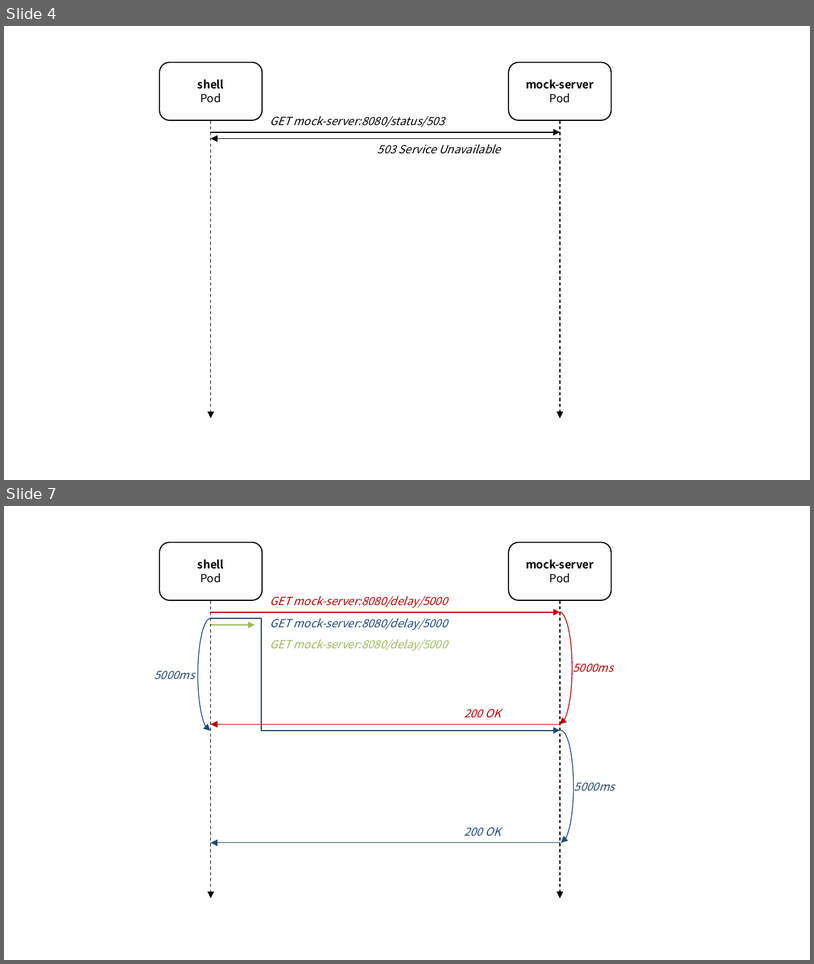
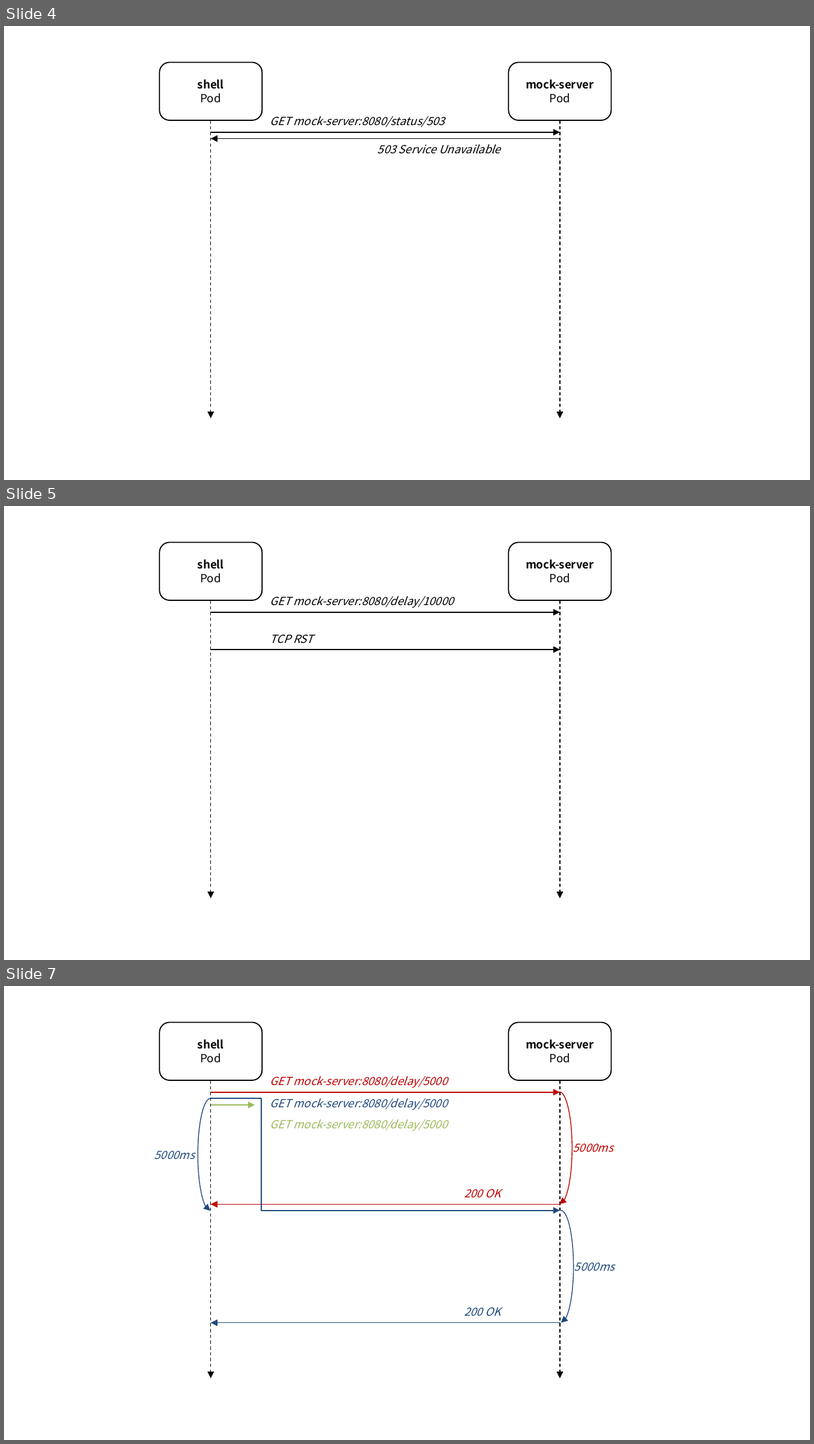
Before and after one commit to ssup2/blog-software, a slide deck: content/docs/theory-analysis/istio-sidecar-proxy-access-log/images/images.pptx. Shown one above the other, each under a label of ours: slides 4 and 7 before the commit, slides 4, 5 and 7 after it; the slides between them are not shown. The pictures are 814x964 and 814x1444 pixels, drawn with LibreOffice and Linux fonts; fonts in the diff are those of the drawing. Boxes give left, top, right and bottom in pixels: in the first picture for what was removed or moved away, otherwise in the second. Text is boxed around its words. In the diff, an @@ line names an element or a change of style, - is before the commit and + after.

```diff
--- a/content/docs/theory-analysis/istio-sidecar-proxy-access-log/images/images.pptx
+++ b/content/docs/theory-analysis/istio-sidecar-proxy-access-log/images/images.pptx
@@ slide 5 added at (x1=4, y1=506, x2=810, y2=960), background #FFFFFF @@
@@ rounded rectangle added at (x1=159, y1=542, x2=262, y2=600), fill #FFFFFF, outline #000000 1 pt, 10 pt, text #000000, bold @@
+shell
+Pod
@@ rounded rectangle added at (x1=509, y1=542, x2=611, y2=600), fill #FFFFFF, outline #000000 1 pt, 10 pt, text #000000, bold @@
+mock-server
+Pod
@@ arrow added from (211, 600) to (211, 898), #000000 0.75 pt dashed @@
@@ arrow added from (211, 612) to (560, 612), #000000 0.75 pt @@
@@ text added at (x1=270, y1=596, x2=454, y2=608), 10 pt, text #000000, italic @@
+GET mock-server:8080/delay/10000
@@ arrow added from (560, 600) to (560, 898), #000000 0.75 pt dashed @@
@@ arrow added from (211, 649) to (560, 649), #000000 0.75 pt @@
@@ text added at (x1=270, y1=634, x2=313, y2=643), 10 pt, text #000000, italic @@
+TCP RST
```
Also in this commit, not shown: 1 other slide added, 6 other files.
